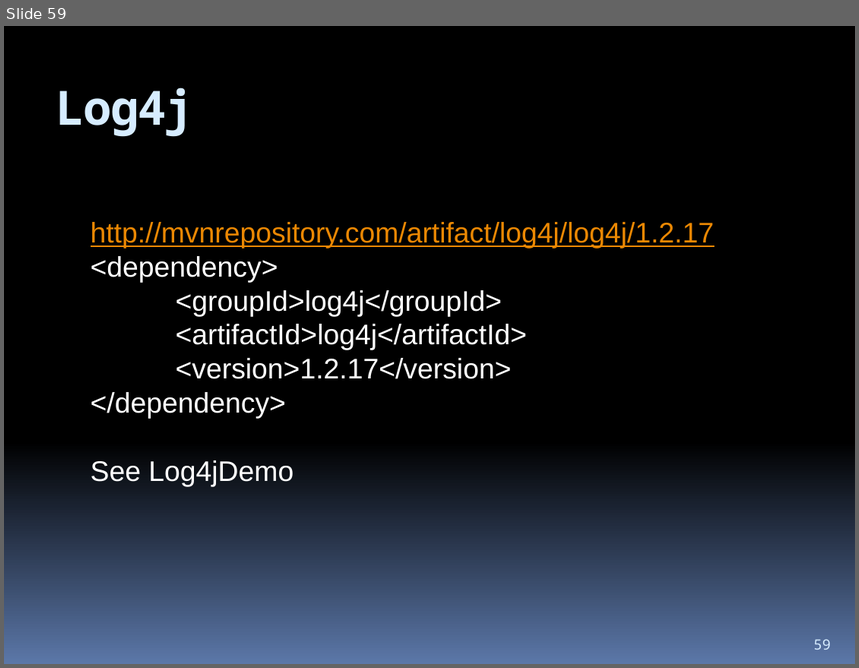
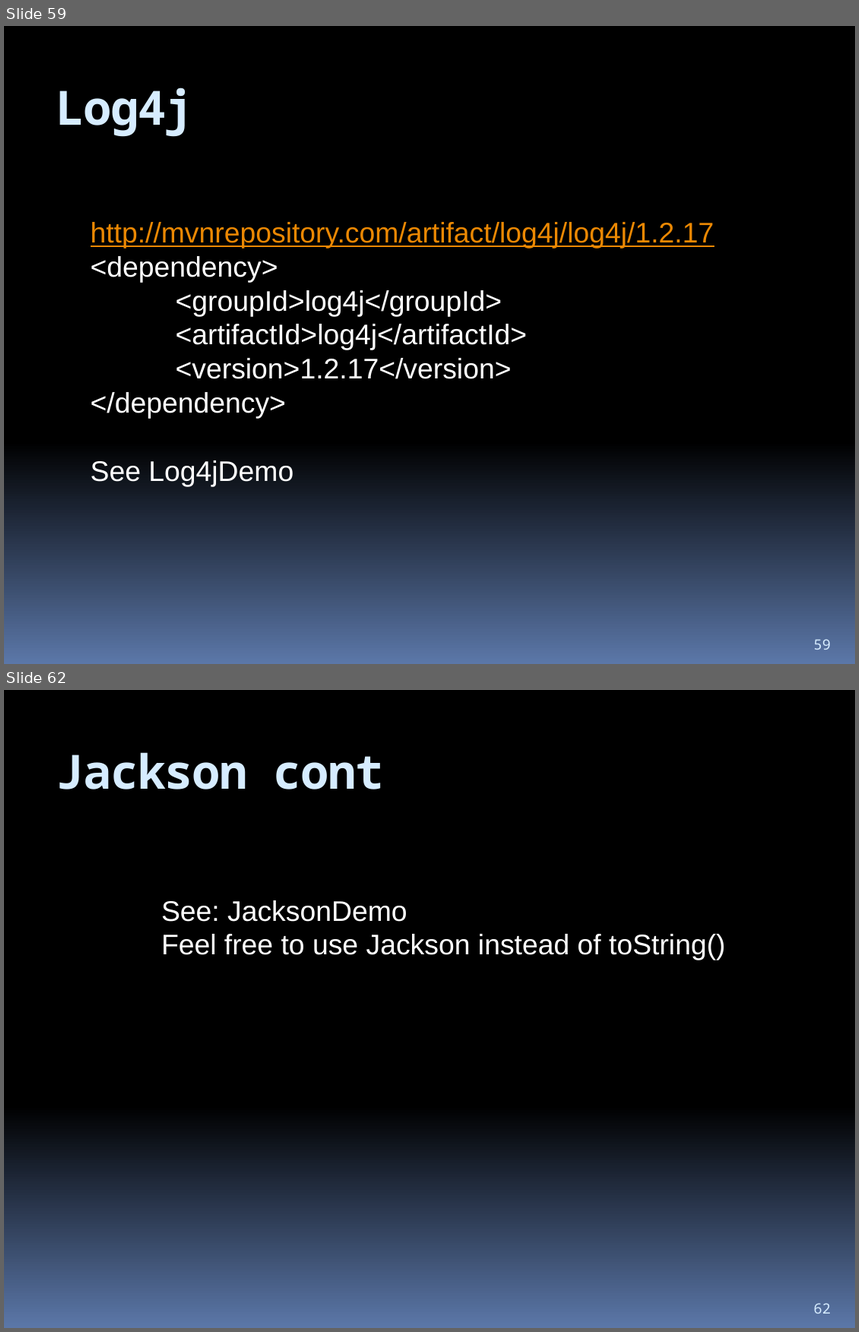
Before and after one commit to hchan/comp2613, a slide deck: coursePresentation.pptx. Shown one above the other, each under a label of ours: slide 59 before the commit, slides 59 and 62 after it; the slides between them are not shown. The pictures are 859x668 and 859x1332 pixels, drawn with LibreOffice and Linux fonts; fonts in the diff are those of the drawing. Boxes give left, top, right and bottom in pixels: in the first picture for what was removed or moved away, otherwise in the second. Text is boxed around its words. In the diff, an @@ line names an element or a change of style, - is before the commit and + after.

```diff
--- a/coursePresentation.pptx
+++ b/coursePresentation.pptx
@@ slide 62 added at (4, 690, 855, 1328), background gradient #000000 to #5B77A8 @@
@@ title added at (56, 752, 384, 790), 40 pt, text #D6ECFF, bold @@
+Jackson cont
@@ text added at (161, 901, 725, 961), 24 pt, text #FFFFFF @@
+See: JacksonDemo
+Feel free to use Jackson instead of toString()
@@ page number added at (814, 1303, 831, 1314), 12 pt, text #D6ECFF @@
+62
```
Also in this commit, not shown: 3 other slides added, 6 other files.
